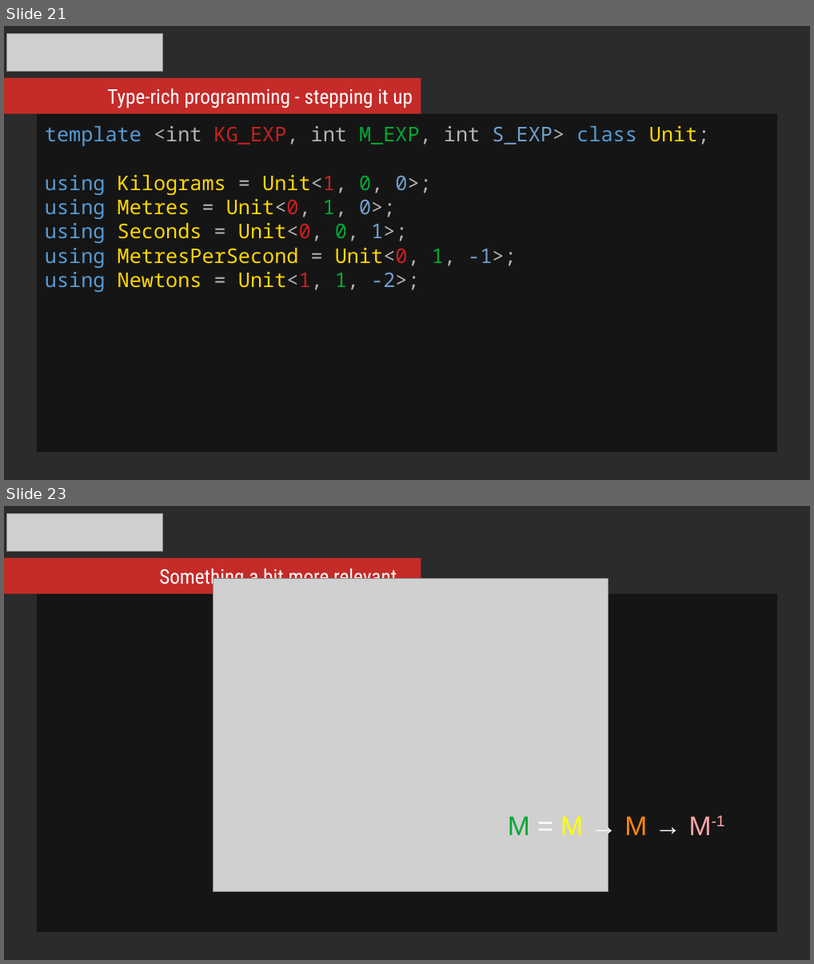
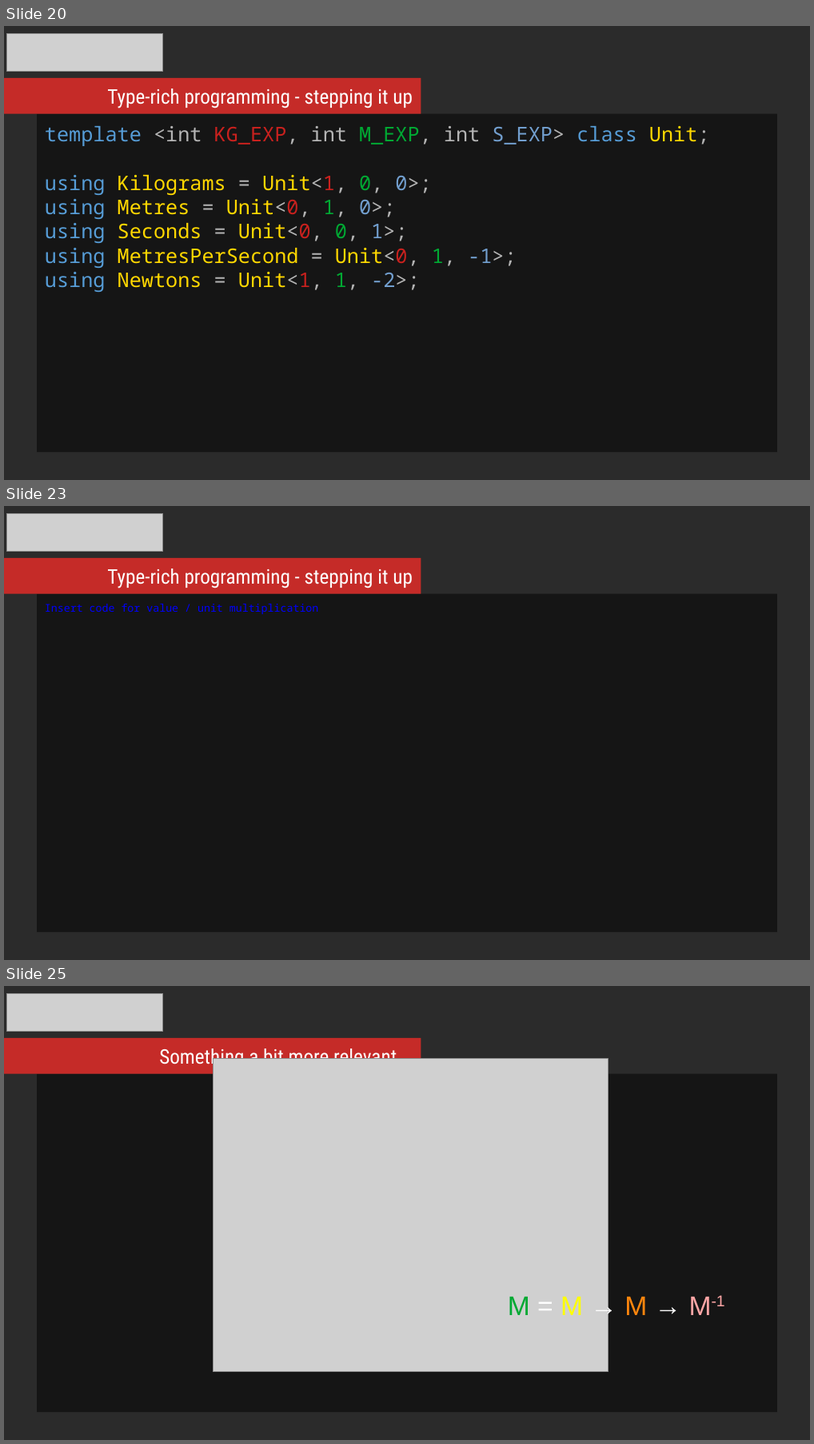
Before and after one commit to mikosz/type-safety, a slide deck: ask-not-what-you-can-do-for-the-compiler.odp. Shown one above the other, each under a label of ours: slides 21 and 23 before the commit, slides 20, 23 and 25 after it; the slides between them are not shown. The pictures are 814x964 and 814x1444 pixels, drawn with LibreOffice and Linux fonts; fonts in the diff are those of the drawing; grey boxes stand for pictures; background and template pictures are left out; a plain dark background stands for a picture behind light text. Boxes give left, top, right and bottom in pixels: in the first picture for what was removed or moved away, otherwise in the second. Text is boxed around its words. In the diff, an @@ line names an element or a change of style, - is before the commit and + after.

```diff
--- a/ask-not-what-you-can-do-for-the-compiler.odp
+++ b/ask-not-what-you-can-do-for-the-compiler.odp
@@ slide 23 added at (x1=4, y1=506, x2=810, y2=960), background picture (left out) @@
@@ picture added at (x1=7, y1=513, x2=164, y2=551) @@
@@ rectangle added at (x1=4, y1=558, x2=421, y2=593), fill #C52B28 @@
@@ text added at (x1=107, y1=568, x2=413, y2=588), 18 pt, text #FFFFFF @@
+Type-rich programming - stepping it up
@@ rectangle added at (x1=37, y1=594, x2=778, y2=932), fill #000000 at 51% opacity, 9.5 pt, text #0000FF @@
+Insert code for value / unit multiplication
@@ what was slide 21 is now slide 20 @@
@@ what was slide 23 is now slide 25 @@
```
Also in this commit, not shown: 1 slide changed, 2 other slides added, 1 slide removed.
